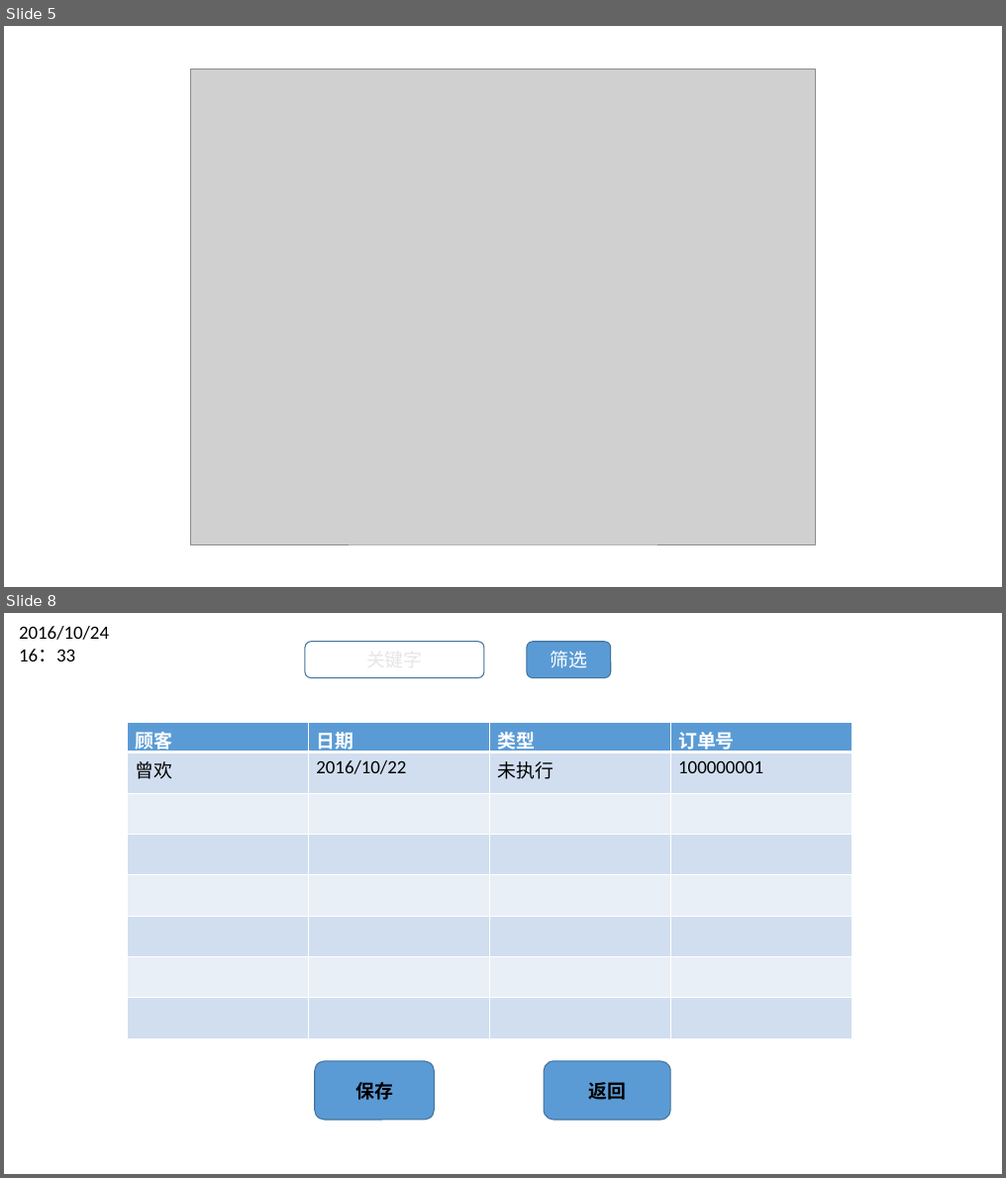
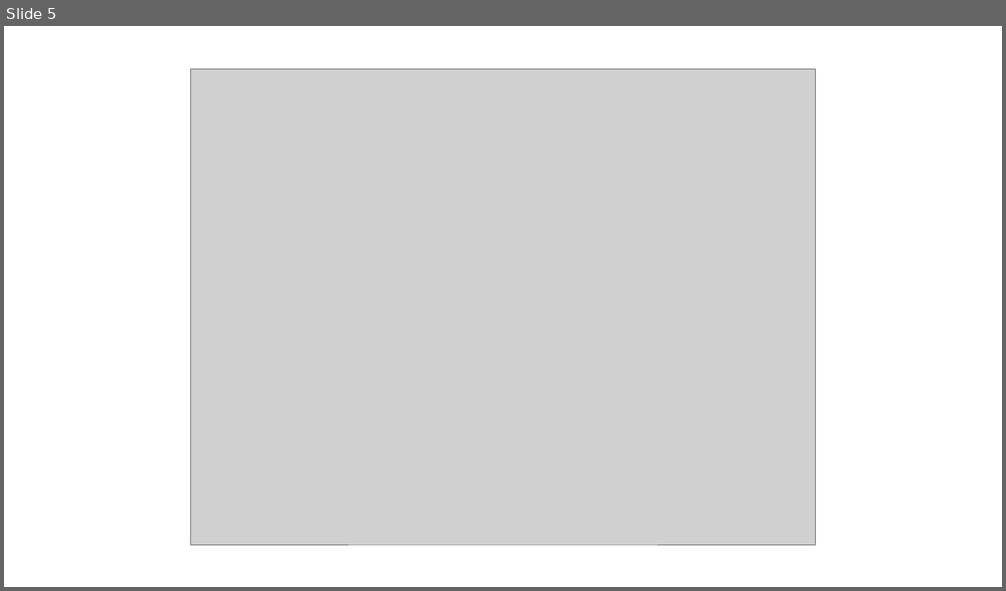
Before and after one commit to feiyunhuang/OHRS, a slide deck: 五：人机交互/酒店工作人员.pptx. Shown one above the other, each under a label of ours: slides 5 and 8 before the commit, slide 5 after it; the slides between them are not shown. The pictures are 1006x1178 and 1006x591 pixels, drawn with LibreOffice and Linux fonts; fonts in the diff are those of the drawing; grey boxes stand for pictures. Boxes give left, top, right and bottom in pixels: in the first picture for what was removed or moved away, otherwise in the second. Text is boxed around its words. In the diff, an @@ line names an element or a change of style, - is before the commit and + after.

```diff
--- a/五：人机交互/酒店工作人员.pptx
+++ b/五：人机交互/酒店工作人员.pptx
@@ slide 8 removed at <box>4,613,1002,1174</box>, background #FFFFFF @@
@@ text removed at <box>19,626,109,662</box> @@
-2016/10/24 16：33
@@ rounded rectangle removed at <box>305,642,484,678</box> @@
@@ rounded rectangle removed at <box>527,642,611,678</box> @@
-筛选
@@ table removed at <box>128,722,852,1039</box>, 8 rows, 4 columns @@
-顾客 | 日期 | 类型 | 订单号
-曾欢 | 2016/10/22 | 未执行 | 100000001
- |  |  | 
- |  |  | 
- |  |  | 
- |  |  | 
- |  |  | 
- |  |  | 
@@ rounded rectangle removed at <box>315,1061,435,1120</box> @@
-保存
@@ rounded rectangle removed at <box>544,1061,670,1120</box> @@
-返回
```
Also in this commit, not shown: 3 other slides removed.
